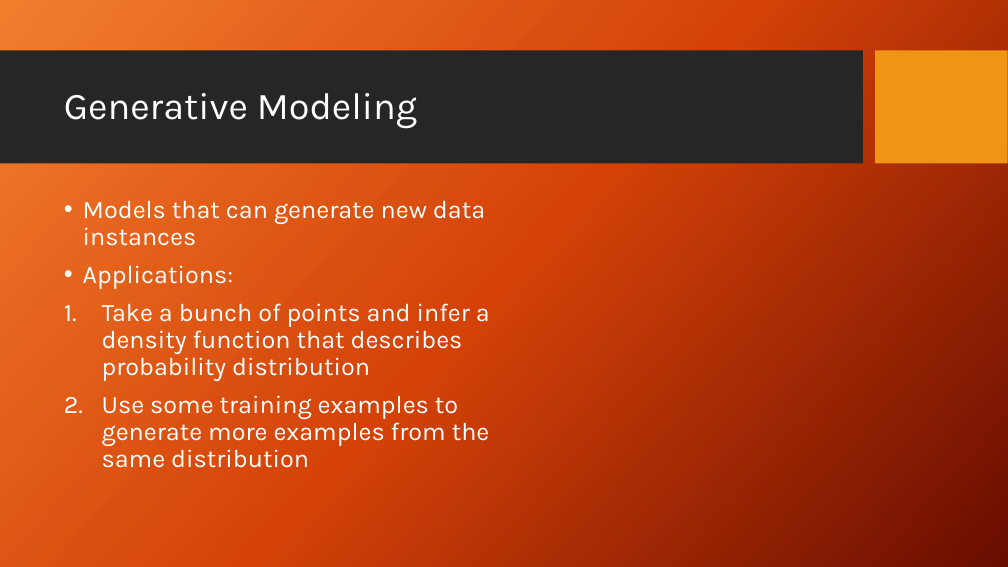
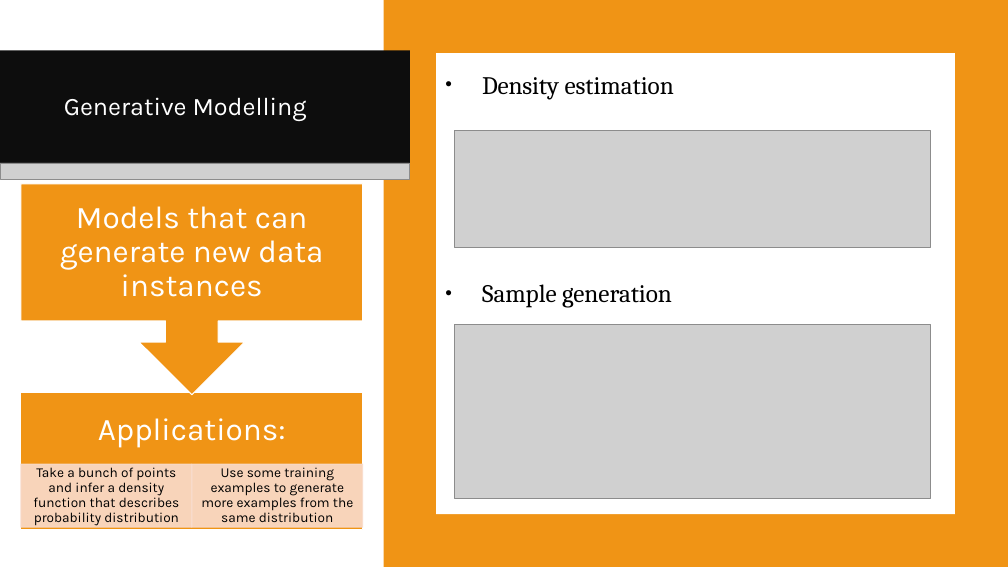
Before and after one commit to agx01/gans_presentation, a slide deck: slide 2 of GANs_Presentation.pptx. Drawn at 1008x567 pixels with LibreOffice and Linux fonts; fonts in the diff are those of the drawing; grey boxes stand for pictures; background and template pictures are left out. Boxes give left, top, right and bottom in pixels: in the first picture for what was removed or moved away, otherwise in the second. Text is boxed around its words. In the diff, an @@ line names an element or a change of style, - is before the commit and + after.

```diff
--- a/GANs_Presentation.pptx
+++ b/GANs_Presentation.pptx
@@ rectangle added at bbox=[383, 0, 1008, 567], fill #F09415 @@
@@ rectangle removed at bbox=[0, 51, 863, 164] @@
@@ rectangle added at bbox=[0, 51, 410, 164], fill #0D0D0D @@
@@ rectangle added at bbox=[436, 53, 955, 514], fill #FFFFFF @@
@@ text added at bbox=[482, 77, 674, 100], 24 pt, text #000000 @@
+• Density estimation
@@ title at bbox=[64, 97, 307, 121]: text changed; size 36 to 24 pt @@
-Generative Modeling
+Generative Modelling
@@ picture added at bbox=[454, 130, 931, 247] @@
@@ picture added at bbox=[0, 163, 410, 179] @@
@@ group added at bbox=[21, 184, 363, 530]: 4 texts, 3 rectangles, 1 up arrow callout @@
+Applications:
+Take a bunch of points and infer a density function that describes probability distribution
+Use some training examples to generate more examples from the same distribution
+Models that can generate new data instances
@@ text removed at bbox=[83, 200, 490, 468] @@
-• Models that can generate new data instances
-• Applications:
-1. Take a bunch of points and infer a density function that describes probability distribution
-2. Use some training examples to generate more examples from the same distribution
@@ text added at bbox=[482, 284, 672, 308], 24 pt, text #000000 @@
+• Sample generation
@@ picture added at bbox=[454, 324, 931, 498] @@
```
Also in this commit, not shown: 6 other slides changed, 2 slides added.
